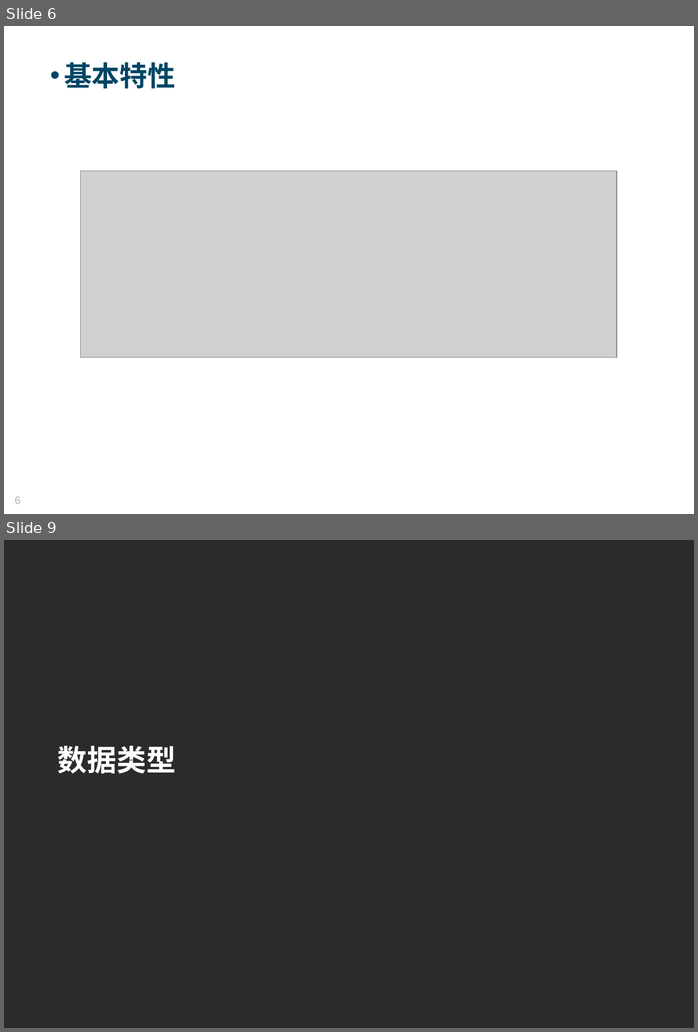
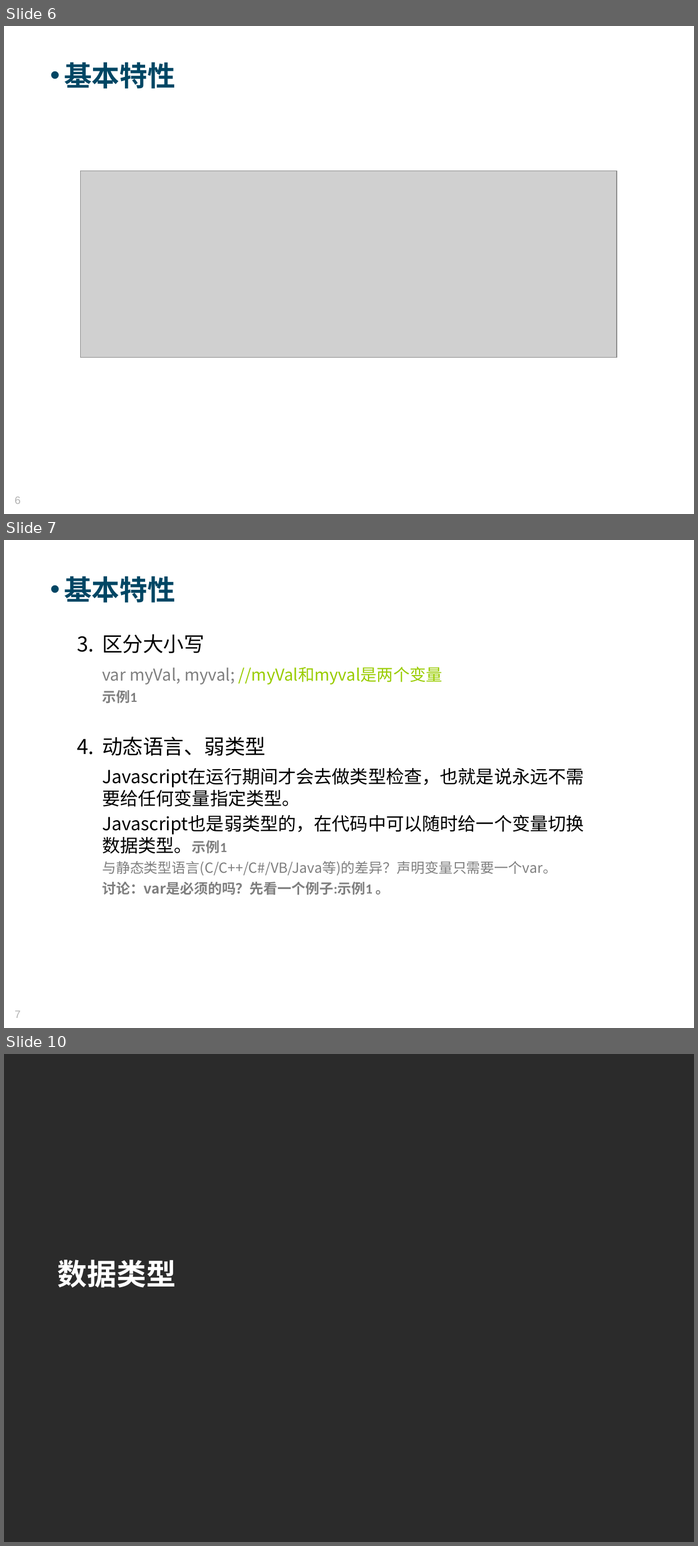
Before and after one commit to Moses824/Train-Javascript-Basic, a slide deck: Train_Javascript_Basic.ppt. Shown one above the other, each under a label of ours: slides 6 and 9 before the commit, slides 6, 7 and 10 after it; the slides between them are not shown. The pictures are 698x1032 and 698x1546 pixels, drawn with LibreOffice and Linux fonts; fonts in the diff are those of the drawing; grey boxes stand for pictures; background and template pictures are left out; a plain dark background stands for a picture behind light text. Boxes give left, top, right and bottom in pixels: in the first picture for what was removed or moved away, otherwise in the second. Text is boxed around its words. In the diff, an @@ line names an element or a change of style, - is before the commit and + after.

```diff
--- a/Train_Javascript_Basic.ppt
+++ b/Train_Javascript_Basic.ppt
@@ slide 7 added at box(4, 540, 694, 1028), background picture (left out) @@
@@ text added at box(64, 576, 175, 603), 34 pt, text #004664, bold @@
+• 基本特性
@@ text added at box(77, 634, 584, 894), 22 pt, text #000000 @@
+3. 区分大小写
+var myVal, myval; //myVal和myval是两个变量
+示例1
+4. 动态语言、弱类型
+Javascript在运行期间才会去做类型检查，也就是说永远不需要给任何变量指定类型。
+Javascript也是弱类型的，在代码中可以随时给一个变量切换数据类型。示例1
+与静态类型语言(C/C++/C#/VB/Java等)的差异？声明变量只需要一个var。
+讨论：var是必须的吗？先看一个例子:示例1 。
@@ page number added at box(15, 1010, 21, 1018), 13 pt, text #B2B2B2 @@
+7
@@ what was slide 9 is now slide 10 @@
```
Also in this commit, not shown: 4 slides changed, 7 other files.
